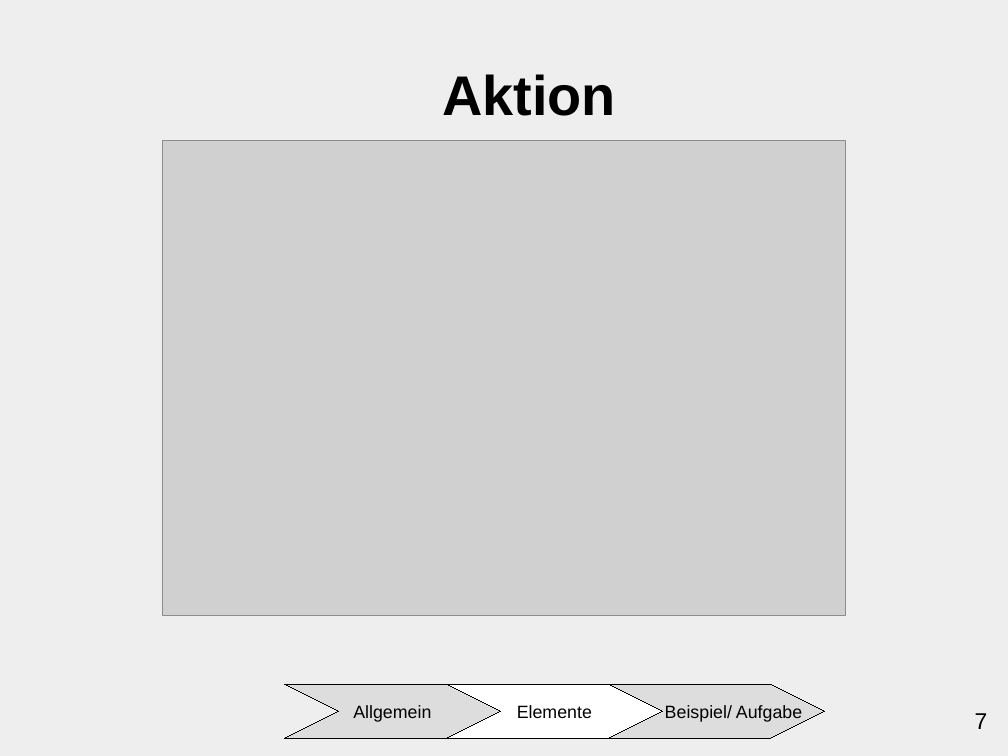
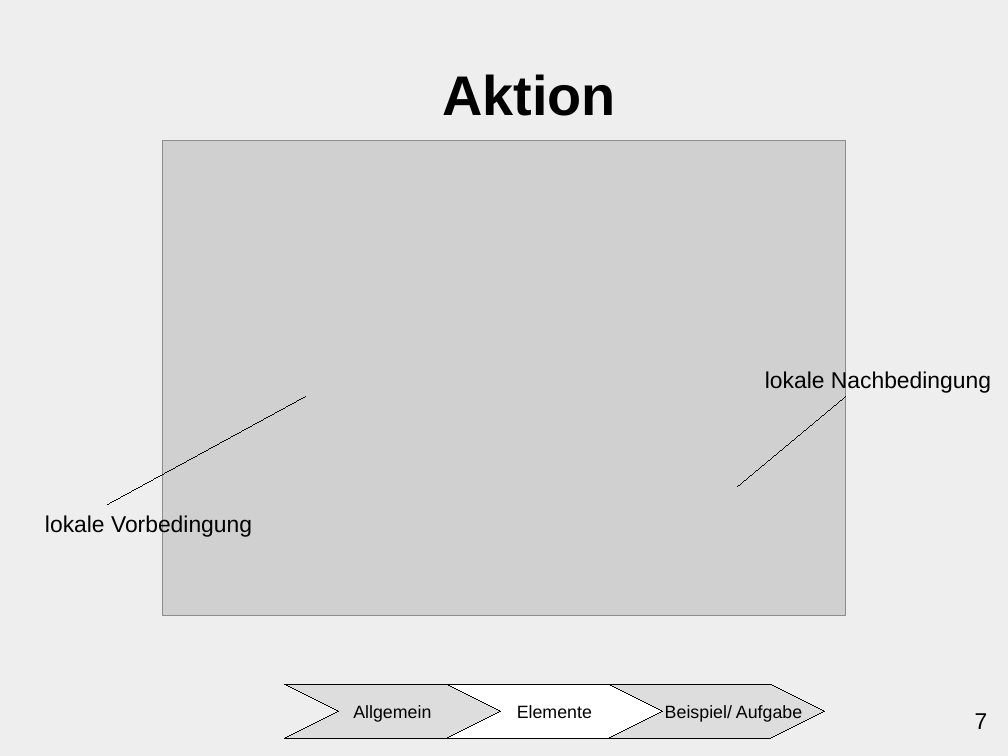
Before and after one commit to ChristianMarzianGithub/VortragAktivitaetsdiagramm, a slide deck: slide 7 of Präsentation Aktivitätsdiagramm/main/AktivitaetsdiagrammCM.odp. Drawn at 1008x756 pixels with LibreOffice and Linux fonts; fonts in the diff are those of the drawing; grey boxes stand for pictures. Boxes give left, top, right and bottom in pixels: in the first picture for what was removed or moved away, otherwise in the second. Text is boxed around its words. In the diff, an @@ line names an element or a change of style, - is before the commit and + after.

```diff
--- a/Präsentation Aktivitätsdiagramm/main/AktivitaetsdiagrammCM.odp
+++ b/Präsentation Aktivitätsdiagramm/main/AktivitaetsdiagrammCM.odp
@@ text added at [765,370,991,394], 18 pt, text #000000 @@
+lokale Nachbedingung
@@ line added from (306, 396) to (108, 504), #000000 0 pt @@
@@ line added from (738, 486) to (846, 396), #000000 0 pt @@
@@ text added at [45,514,252,538], 18 pt, text #000000 @@
+lokale Vorbedingung
```
Also in this commit, not shown: 16 other slides changed.
